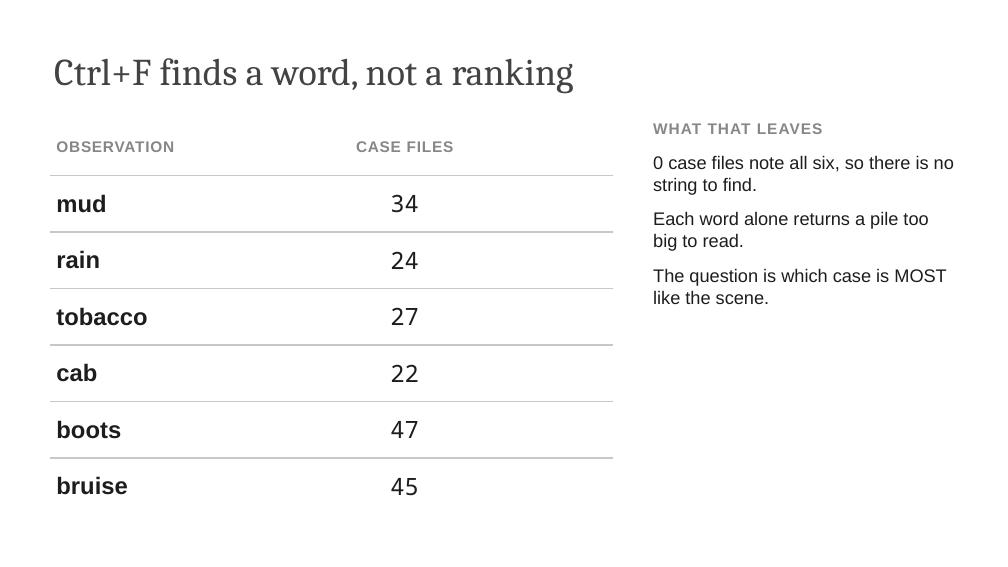
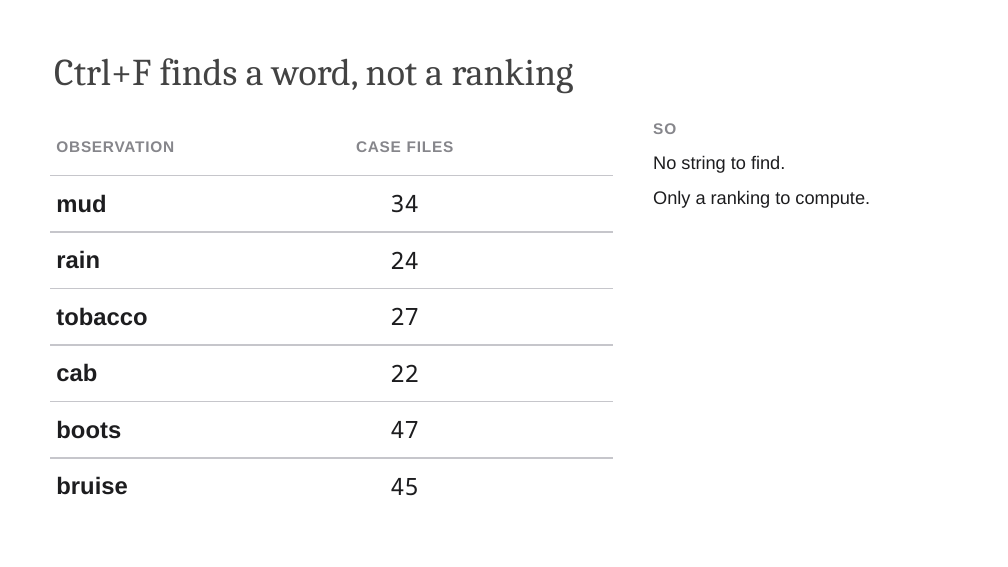
Before and after one commit to edavalosanaya/CSCI3495_NLP_LLMs_Student, a slide deck: slide 3 of weeks/week-05/class-01/lecture/slides.pptx (slide 2 before the commit). Drawn at 1008x567 pixels with LibreOffice and Linux fonts; fonts in the diff are those of the drawing; background and template pictures are left out. Boxes give left, top, right and bottom in pixels: in the first picture for what was removed or moved away, otherwise in the second. Text is boxed around its words. In the diff, an @@ line names an element or a change of style, - is before the commit and + after.

```diff
--- a/weeks/week-05/class-01/lecture/slides.pptx
+++ b/weeks/week-05/class-01/lecture/slides.pptx
@@ text at [653, 123, 870, 208]: text changed @@
-WHAT THAT LEAVES
-0 case files note all six, so there is no string to find.
-Each word alone returns a pile too big to read.
-The question is which case is MOST like the scene.
+SO
+No string to find.
+Only a ranking to compute.
```
Also in this commit, not shown: 5 other slides changed, 3 slides added, 3 slides removed, 2 other files.
